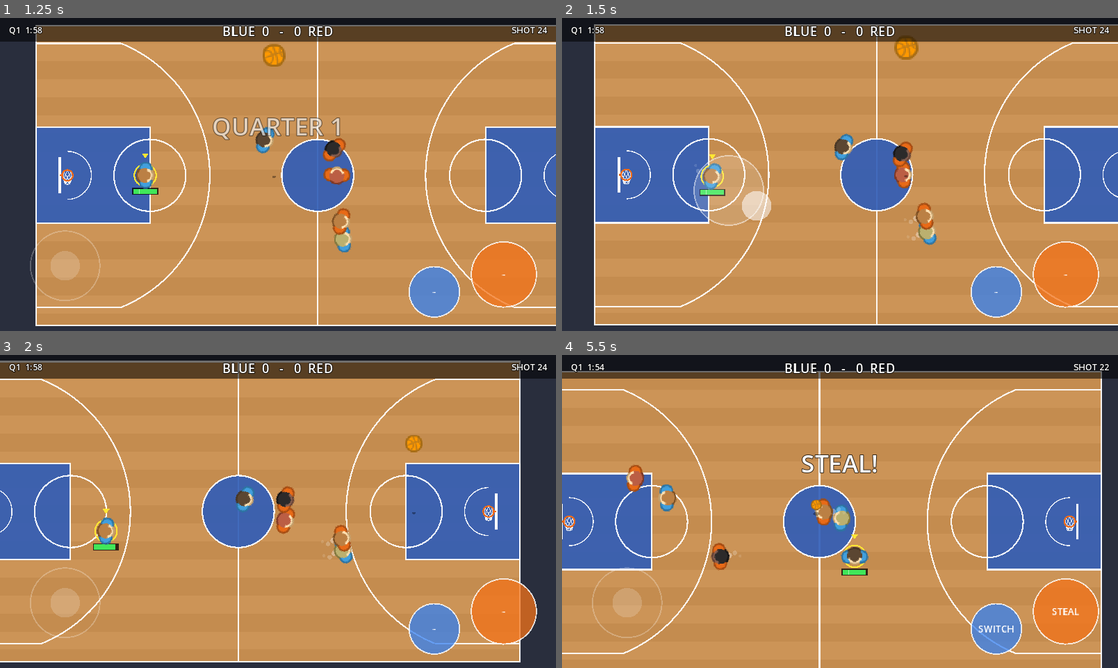
Above: before the commit, frames 1-4 (two rows, left to right).
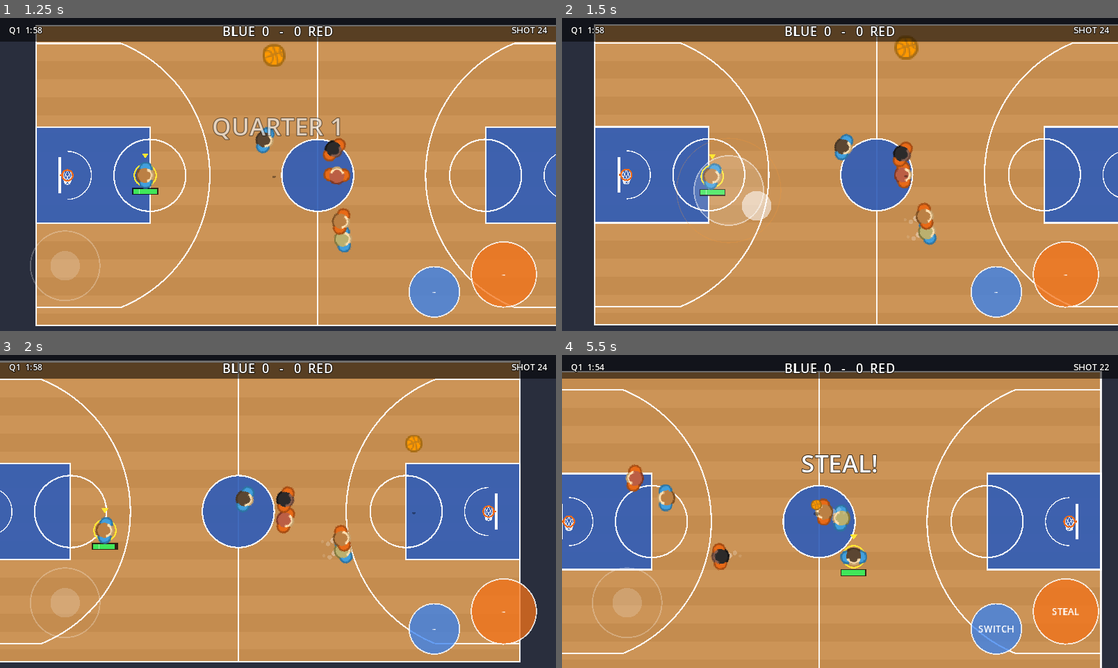
Above: after the commit, the same moments.

Repository: Kirmalo/road-trip-hoops
Game: Godot game, scene res://main.tscn
The game is run twice, just before and just after one commit, with the same random seed, the same clock (stepped at 60 frames per second) and the same inputs.
Inputs (mouse positions are in pixels of both pictures, inside the frame that each line leads up to):
- Up to frame 1 (1.25 s): tap Enter at 0.5 s; move the mouse to (400, 158) at 0.52 s; hold D from 0.53 s (still down); tap J at 0.6 s; click (400, 158) at 0.67 s; tap Space at 0.77 s
- Up to frame 2 (1.5 s): release D at 1.25 s; drag from (728, 190) to (812, 237) at 1.27 s
- Up to frame 3 (2 s): no input
- Up to frame 4 (5.5 s): move the mouse to (895, 442) at 2.02 s; hold D 2.03-2.75 s; hold Shift 2.03-2.75 s; drag from (812, 574) to (673, 464) at 2.77 s; move the mouse to (1006, 558) at 3.52 s; hold A 3.53-4.25 s; tap K at 3.6 s; tap Space at 3.77 s; drag from (673, 464) to (756, 433) at 4.27 s; move the mouse to (867, 511) at 5.02 s; hold S from 5.03 s (still down); tap J at 5.1 s; click (867, 511) at 5.17 s

Frame 1 is identical in both runs. In frame 2, less than 0.1% of the frame differs, in the area x 20-38%, y 38-70%; in frame 3, 0.2%; in frame 4, 0.9%, in the area x 0-97%, y 5-100%.

Commit message:
Turbo needs a pull past the joystick ring; unlock web audio on tap
Owner check-in: sprinting triggered too easily, so a normal full push no
longer sprints; the thumb has to go past a faint outer ring (TURBO_PULL).
The web page now resumes audio on touchend/pointerup/click/keydown, since
Android Chrome only unlocks audio on a user gesture such as a finger lift.

Co-Authored-By: Claude Opus 5.5 <noreply@anthropic.com>
Claude-Session: https://claude.ai/code/session_01K8WPuYbTD1xrCASynmgFd3

Diff:
--- a/scripts/player.gd
+++ b/scripts/player.gd
@@ -20,7 +20,7 @@
 var cpu_shot_time := 0.0
 
 # ---- turbo and stamina (tuning) ----
-const TURBO_EDGE := 0.9           # joystick push (0..1) that counts as "at the edge" = sprint
+# (how far to pull the joystick to sprint is TURBO_PULL in touch_controls.gd)
 const TURBO_SPEED_MULT := 1.35    # speed multiplier while sprinting
 const TURBO_BALL_MULT := 0.95     # ball handler sprints at this fraction of the turbo speed
 const STAMINA_DRAIN := 0.4        # stamina per second while sprinting (1.0 = full bar, 2.5 s of sprint)
@@ -171,8 +171,7 @@
 		return true  # developer testing: the scripted thumb is always pushed to the edge
 	if Input.is_key_pressed(KEY_SHIFT):
 		return true  # desktop testing only
-	var j: Vector2 = game.controls.joystick()
-	return j.length() >= TURBO_EDGE
+	return game.controls.turbo_pull()   # thumb pulled past the joystick ring (touch_controls.TURBO_PULL)
 
 # Drains or refills stamina and returns true if this player sprints this frame.
 func update_turbo(delta: float, want: bool, is_human: bool) -> bool:
--- a/scripts/touch_controls.gd
+++ b/scripts/touch_controls.gd
@@ -9,6 +9,8 @@
 var joy_center := Vector2.ZERO
 var joy_knob := Vector2.ZERO
 const JOY_RADIUS := 80.0
+const TURBO_PULL := 1.5            # sprint only when the finger is this many joystick radii from the center (past the ring)
+var joy_finger := Vector2.ZERO     # where the joystick finger really is (the knob stops at the ring)
 
 var a_index := -1
 var b_index := -1
@@ -24,6 +26,10 @@
 		return Vector2.ZERO
 	var v := (joy_knob - joy_center) / JOY_RADIUS
 	return v if v.length() > 0.15 else Vector2.ZERO
+
+# true while the joystick finger is pulled well past the ring: that's the sprint (turbo) gesture
+func turbo_pull() -> bool:
+	return joy_index >= 0 and joy_finger.distance_to(joy_center) >= JOY_RADIUS * TURBO_PULL
 
 func a_center() -> Vector2:
 	return Vector2(size.x - 120, size.y - 130)
@@ -44,6 +50,7 @@
 				joy_index = event.index
 				joy_center = event.position
 				joy_knob = event.position
+				joy_finger = event.position
 		else:
 			if event.index == joy_index:
 				joy_index = -1
@@ -54,6 +61,7 @@
 				b_index = -1
 	elif event is InputEventScreenDrag:
 		if event.index == joy_index:
+			joy_finger = event.position
 			joy_knob = joy_center + (event.position - joy_center).limit_length(JOY_RADIUS)
 
 func _process(_delta: float) -> void:
@@ -64,7 +72,10 @@
 	if joy_index >= 0:
 		draw_circle(joy_center, JOY_RADIUS, Color(1, 1, 1, 0.15))
 		draw_arc(joy_center, JOY_RADIUS, 0, TAU, 48, Color(1, 1, 1, 0.5), 3.0)
-		draw_circle(joy_knob, 34.0, Color(1, 1, 1, 0.55))
+		# faint outer ring: pull your thumb past it to sprint; the knob turns orange while sprinting
+		var sprint := turbo_pull()
+		draw_arc(joy_center, JOY_RADIUS * TURBO_PULL, 0, TAU, 64, Color(1.0, 0.6, 0.2, 0.55 if sprint else 0.22), 2.0)
+		draw_circle(joy_knob, 34.0, Color(1.0, 0.6, 0.2, 0.8) if sprint else Color(1, 1, 1, 0.55))
 	else:
 		var hint := Vector2(150, size.y - 150)
 		draw_arc(hint, JOY_RADIUS, 0, TAU, 48, Color(1, 1, 1, 0.25), 3.0)
Not shown, changed: README.txt
Not shown, changed: export_presets.cfg
Not shown, changed: docs/BOARD.md
Not shown, changed: docs/VISION.md
